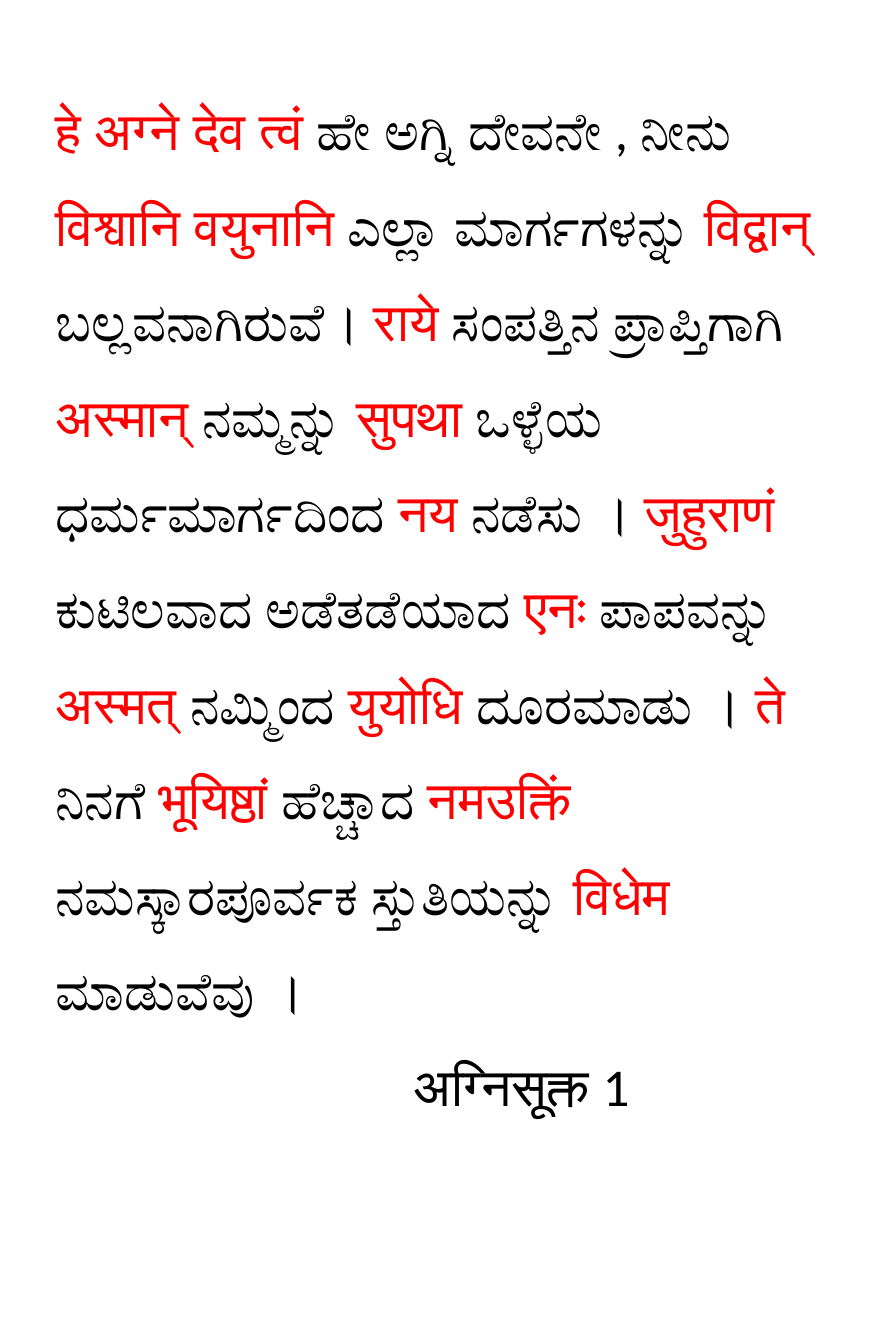
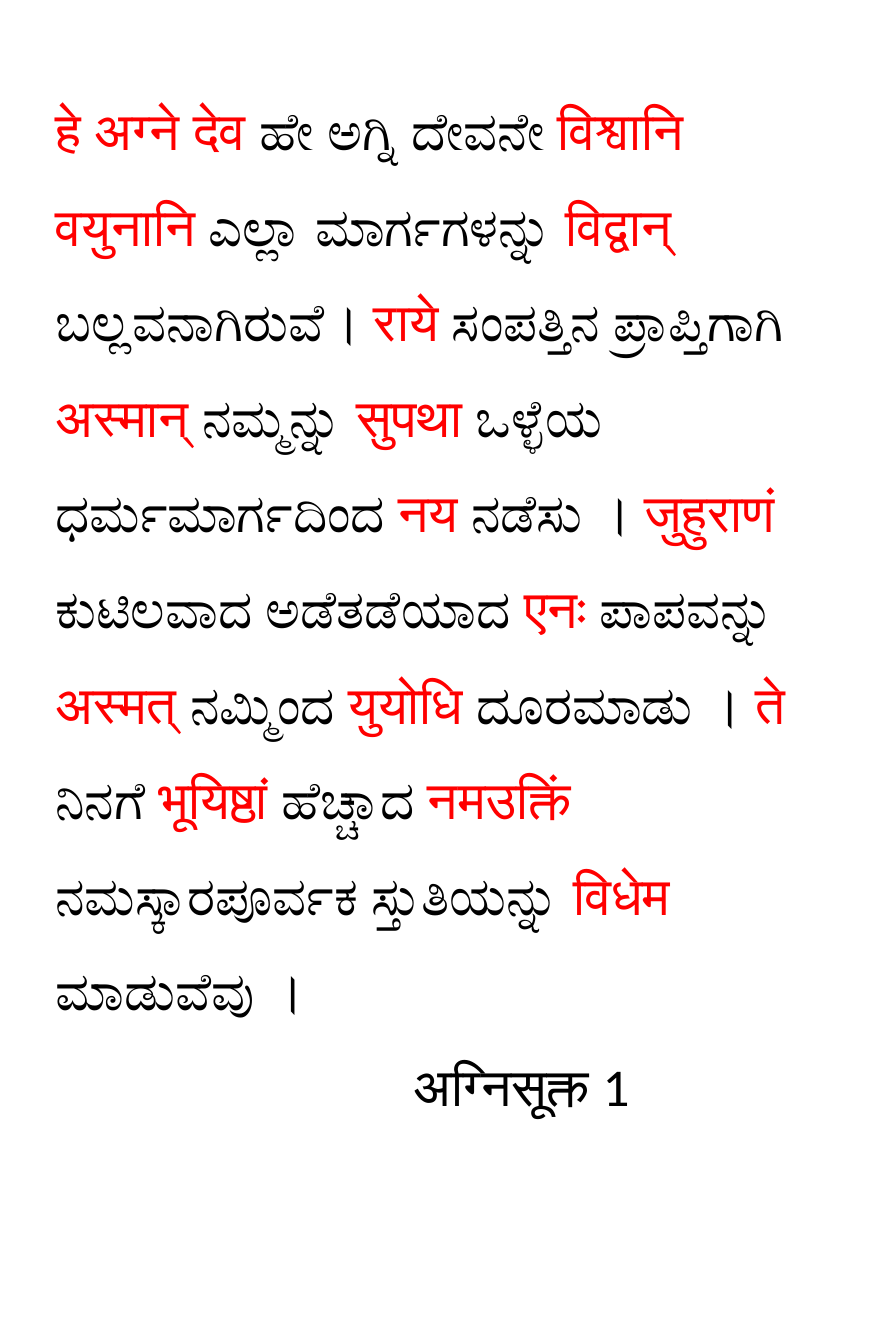
Before and after one commit to GIRISHVBHAGWAT/MY_Documents, a slide deck: slide 1 of Sookta_Artha/agni_sookta.pptx. Drawn at 896x1344 pixels with LibreOffice and Linux fonts; fonts in the diff are those of the drawing; background and template pictures are left out. Boxes give left, top, right and bottom in pixels: in the first picture for what was removed or moved away, otherwise in the second. Text is boxed around its words. In the diff, an @@ line names an element or a change of style, - is before the commit and + after.

```diff
--- a/Sookta_Artha/agni_sookta.pptx
+++ b/Sookta_Artha/agni_sookta.pptx
@@ title at (55, 109, 785, 1119): text changed @@
-हे अग्ने देव त्वं ಹೇ ಅಗ್ನಿ ದೇವನೇ , ನೀನು विश्वानि वयुनानि ಎಲ್ಲಾ ಮಾರ್ಗಗಳನ್ನು विद्वान् ಬಲ್ಲವನಾಗಿರುವೆ। राये ಸಂಪತ್ತಿನ ಪ್ರಾಪ್ತಿಗಾಗಿ अस्मान् ನಮ್ಮನ್ನು सुपथा ಒಳ್ಳೆಯ ಧರ್ಮಮಾರ್ಗದಿಂದ नय ನಡೆಸು । जुहुराणं ಕುಟಿಲವಾದ ಅಡೆತಡೆಯಾದ एनः ಪಾಪವನ್ನು अस्मत् ನಮ್ಮಿಂದ युयोधि ದೂರಮಾಡು । ते ನಿನಗೆ भूयिष्ठां ಹೆಚ್ಚಾದ नमउक्तिं ನಮಸ್ಕಾರಪೂರ್ವಕ ಸ್ತುತಿಯನ್ನು विधेम ಮಾಡುವೆವು ।
-अग्निसूक्त 1
+हे अग्ने देव ಹೇ ಅಗ್ನಿ ದೇವನೇ विश्वानि वयुनानि ಎಲ್ಲಾ ಮಾರ್ಗಗಳನ್ನು विद्वान् ಬಲ್ಲವನಾಗಿರುವೆ। राये ಸಂಪತ್ತಿನ ಪ್ರಾಪ್ತಿಗಾಗಿ अस्मान् ನಮ್ಮನ್ನು सुपथा ಒಳ್ಳೆಯ ಧರ್ಮಮಾರ್ಗದಿಂದ नय ನಡೆಸು । जुहुराणं ಕುಟಿಲವಾದ ಅಡೆತಡೆಯಾದ एनः ಪಾಪವನ್ನು अस्मत् ನಮ್ಮಿಂದ युयोधि ದೂರಮಾಡು । ते ನಿನಗೆ भूयिष्ठां ಹೆಚ್ಚಾದ नमउक्तिं ನಮಸ್ಕಾರಪೂರ್ವಕ ಸ್ತುತಿಯನ್ನು विधेम ಮಾಡುವೆವು ।
+अग्निसूक्त 1
```
Also in this commit, not shown: 1 other file.
